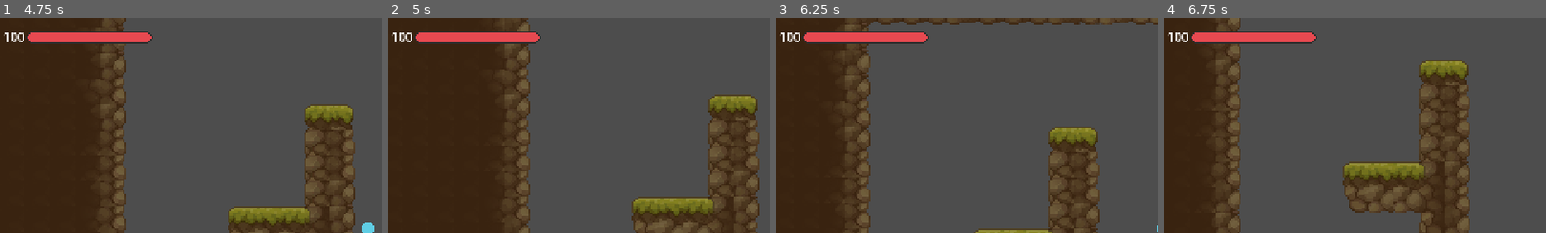
Above: before the commit, frames 1-4 (left to right).
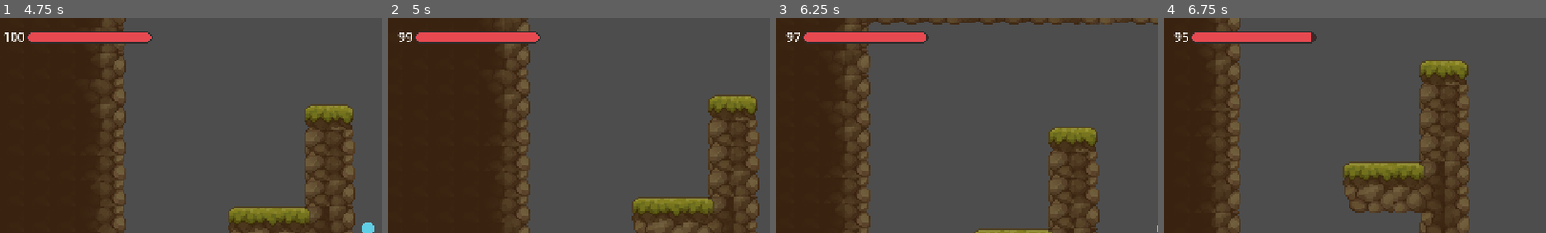
Above: after the commit, the same moments.

Repository: Ketei/UnnamedGame
Game: Godot game, scene res://Test/test_world.tscn
Two runs of this game, one before a commit and one after it. Both use one fixed random seed, a clock stepped at 60 frames per second and the inputs below.
Inputs:
- Up to frame 1 (4.75 s): tap Enter (ui_accept) at 0.5 s; hold Right (gc_right) 0.53-1.28 s; hold Shift (gc_walk) 0.53-1.28 s; tap A (gc_jump) at 0.77, 1.52, 3.02, 3.77, 4.52 s; hold Backspace (ui_text_backspace) 1.28-2.03 s; tap Shift (gc_walk) at 1.35, 2.85, 4.35 s; hold Right (gc_right) 2.03-2.78 s; hold Shift (gc_walk) 2.03-2.78 s; hold Up (gc_up) 2.78-3.53 s; hold Shift (gc_walk) 3.53-4.28 s; hold Left (gc_left) from 3.53 s (still down)
- Up to frame 2 (5 s): keep holding Left (gc_left)
- Up to frame 3 (6.25 s): release Left (gc_left) at 5.03 s; hold Backspace (ui_text_backspace) 5.03-5.78 s; hold Shift (gc_walk) 5.03-5.78 s; hold Right (gc_right) from 5.78 s (still down); tap Shift (gc_walk) at 5.85 s; tap A (gc_jump) at 6.02 s
- Up to frame 4 (6.75 s): release Right (gc_right) at 6.53 s; hold Up (gc_up) from 6.53 s (still down); hold Shift (gc_walk) from 6.53 s (still down)
The pictures show only the part of the screen within x 0-50%, y 0-50%; the shares and areas given below are measured in that part.

Frame 1 is identical in both runs. In frame 2, 0.1% of the frame differs, in the area x 1-7%, y 6-12%; in frame 3, 0.1%; in frame 4, 0.2%, in the area x 1-40%, y 6-12%.

Commit message:
Fixed overhealing
Fixed an issue with overhealing

Diff:
--- a/Scripts/BaseClasses/component_stat.gd
+++ b/Scripts/BaseClasses/component_stat.gd
@@ -64,6 +64,11 @@
 var previous_min_value: float = 0.0
 
 
+func _ready():
+	min_value = get_rounded(_min_value)
+	max_value = get_rounded(_max_value)
+
+
 ## Sets the current stat to the max value
 func restore_stat() -> void:
 	current_value = max_value
@@ -78,7 +83,10 @@
 	if (is_protected and amount_to_change < 0) or is_unchanging:
 		return
 
-	current_value += get_rounded(amount_to_change)
+	current_value = clampf(
+			current_value + get_rounded(amount_to_change),
+			min_value,
+			max_value)
 	__current_value_update()
 
 
